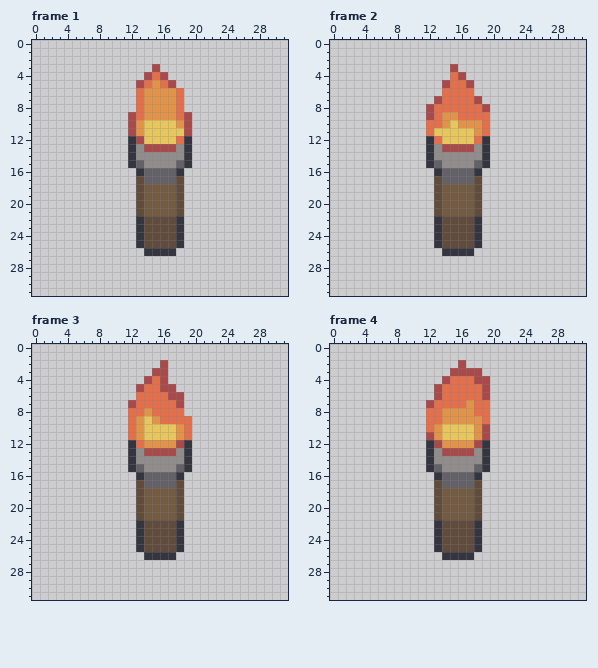
Pixel-art file, stored at Keep The Fire Alive- VimJam3/Assets/Sprites/torch.aseprite. Above, as it was before the edit.
32x32 pixels, 4 frames. Shown: frame 1, frame 2, frame 3, frame 4. The old version is drawn lined up with the new one.
And afterwards:
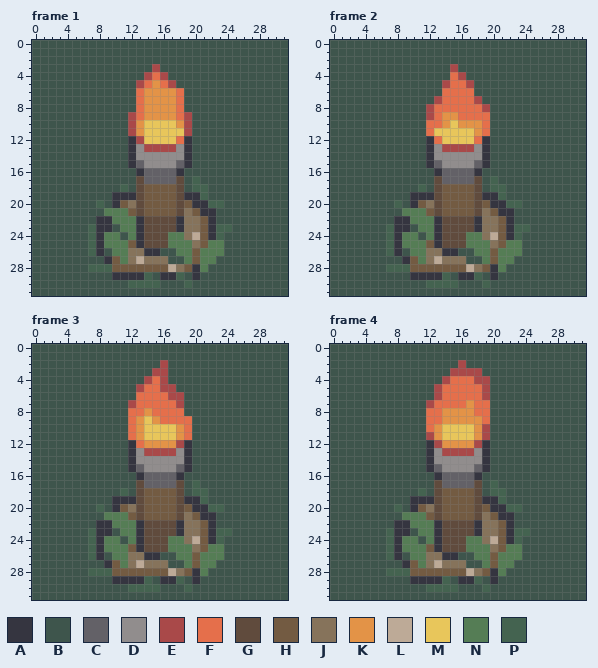
Palette (. is transparent): A #353540  B #3e554c  C #636167  D #918d8d  E #a94949  F #e56f4b  G #604b3d  H #735b42  J #86735b  K #e39347  L #bdaa97  M #e8c65b  N #557d55  P #446350
The exact change:
whole drawing moved by +0,-3 (the old picture is shown already moved)
Frame 1:
y 0..2: x 0..31 ................................ -> BBBBBBBBBBBBBBBBBBBBBBBBBBBBBBBB
y 3: x 0..14 ............... -> BBBBBBBBBBBBBBB; x 16..31 ................ -> BBBBBBBBBBBBBBBB
y 4: x 0..13 .............. -> BBBBBBBBBBBBBB; x 17..31 ............... -> BBBBBBBBBBBBBBB
y 5: x 0..12 ............. -> BBBBBBBBBBBBB; x 18..31 .............. -> BBBBBBBBBBBBBB
y 6..8: x 0..12 ............. -> BBBBBBBBBBBBB; x 19..31 ............. -> BBBBBBBBBBBBB
y 9..15: x 0..11 ............ -> BBBBBBBBBBBB; x 20..31 ............ -> BBBBBBBBBBBB
y 16: x 0..12 ............. -> BBBBBBBBBBBBB; x 19..31 ............. -> BBBBBBBBBBBBB
y 17: x 0..12 ............. -> BBBBBBBBBBBBB; x 19..31 ............. -> BPBBBBBBBBBBB
y 18: x 0..12 ............. -> BBBBBBBBBBBPB; x 19..31 ............. -> BPPBBBBBBBBBB
y 19: x 0..12 ............. -> BBBBBBBBBBAAA; x 19..31 ............. -> AAPBBBBBBBBBB
y 20: x 0..12 ............. -> BBBBBBBBPBAHJ; x 19..31 ............. -> HAAPPBBBBBBBB
y 21: x 0..12 ............. -> BBBBBBBBBNNNH; x 19..31 ............. -> JHAABBBBBBBBB
y 22: x 0..12 ............. -> BBBBBBBBAANNN; x 19..31 ............. -> JJHABBBBBBBBB
y 23: x 0..12 ............. -> BBBBBBBPAABNN; x 19..31 ............. -> JJHAPPBBBBBBB
y 24: x 0..12 ............. -> BBBBBBBPANNBN; x 17..31 GA............. -> NNJLHAPBBBBBBBB
y 25: x 0..12 ............. -> BBBBBBBPANNNH; x 17..31 GA............. -> NNNJHNNBBBBBBBB
y 26: x 0..13 .............. -> BBBBBBBPABNNJJ; x 16..31 AA.............. -> BBNNHNNNBBBBBBBB
y 27: x 0..31 ................................ -> BBBBBBBBBAHNJLJJJBBNHNNBBBBBBBBB
y 28: x 0..31 ................................ -> BBBBBBBPPPHHHHHHHLJHANBBBBBBBBBB
y 29: x 0..31 ................................ -> BBBBBBBBBBAAAAPBAAPBABBBBBBBBBBB
y 30: x 0..31 ................................ -> BBBBBBBBBBBBPPPPBBBPBBBBBBBBBBBB
y 31: x 0..31 ................................ -> BBBBBBBBBBBBBBBBBBBBBBBBBBBBBBBB
Frame 2:
y 0..2: x 0..31 ................................ -> BBBBBBBBBBBBBBBBBBBBBBBBBBBBBBBB
y 3: x 0..14 ............... -> BBBBBBBBBBBBBBB; x 16..31 ................ -> BBBBBBBBBBBBBBBB
y 4: x 0..14 ............... -> BBBBBBBBBBBBBBB; x 17..31 ............... -> BBBBBBBBBBBBBBB
y 5..6: x 0..13 .............. -> BBBBBBBBBBBBBB; x 18..31 .............. -> BBBBBBBBBBBBBB
y 7: x 0..12 ............. -> BBBBBBBBBBBBB; x 19..31 ............. -> BBBBBBBBBBBBB
y 8..15: x 0..11 ............ -> BBBBBBBBBBBB; x 20..31 ............ -> BBBBBBBBBBBB
y 16: x 0..12 ............. -> BBBBBBBBBBBBB; x 19..31 ............. -> BBBBBBBBBBBBB
y 17: x 0..12 ............. -> BBBBBBBBBBBBB; x 19..31 ............. -> BPBBBBBBBBBBB
y 18: x 0..12 ............. -> BBBBBBBBBBBPB; x 19..31 ............. -> BPPBBBBBBBBBB
y 19: x 0..12 ............. -> BBBBBBBBBBAAA; x 19..31 ............. -> AAPBBBBBBBBBB
y 20: x 0..12 ............. -> BBBBBBBBPBAHJ; x 19..31 ............. -> HAAPPBBBBBBBB
y 21: x 0..12 ............. -> BBBBBBBBBNNNH; x 19..31 ............. -> JHAABBBBBBBBB
y 22: x 0..12 ............. -> BBBBBBBBAANNN; x 19..31 ............. -> JJHABBBBBBBBB
y 23: x 0..12 ............. -> BBBBBBBPAABNN; x 19..31 ............. -> JJHAPPBBBBBBB
y 24: x 0..12 ............. -> BBBBBBBPANNBN; x 17..31 GA............. -> NNJLHAPBBBBBBBB
y 25: x 0..12 ............. -> BBBBBBBPANNNH; x 17..31 GA............. -> NNNJHNNBBBBBBBB
y 26: x 0..13 .............. -> BBBBBBBPABNNJJ; x 16..31 AA.............. -> BBNNHNNNBBBBBBBB
y 27: x 0..31 ................................ -> BBBBBBBBBAHNJLJJJBBNHNNBBBBBBBBB
y 28: x 0..31 ................................ -> BBBBBBBPPPHHHHHHHLJHANBBBBBBBBBB
y 29: x 0..31 ................................ -> BBBBBBBBBBAAAAPBAAPBABBBBBBBBBBB
y 30: x 0..31 ................................ -> BBBBBBBBBBBBPPPPBBBPBBBBBBBBBBBB
y 31: x 0..31 ................................ -> BBBBBBBBBBBBBBBBBBBBBBBBBBBBBBBB
Frame 3:
y 0..1: x 0..31 ................................ -> BBBBBBBBBBBBBBBBBBBBBBBBBBBBBBBB
y 2: x 0..15 ................ -> BBBBBBBBBBBBBBBB; x 17..31 ............... -> BBBBBBBBBBBBBBB
y 3: x 0..14 ............... -> BBBBBBBBBBBBBBB; x 17..31 ............... -> BBBBBBBBBBBBBBB
y 4: x 0..13 .............. -> BBBBBBBBBBBBBB; x 17..31 ............... -> BBBBBBBBBBBBBBB
y 5: x 0..12 ............. -> BBBBBBBBBBBBB; x 18..31 .............. -> BBBBBBBBBBBBBB
y 6: x 0..12 ............. -> BBBBBBBBBBBBB; x 19..31 ............. -> BBBBBBBBBBBBB
y 7..8: x 0..11 ............ -> BBBBBBBBBBBB; x 19..31 ............. -> BBBBBBBBBBBBB
y 9..15: x 0..11 ............ -> BBBBBBBBBBBB; x 20..31 ............ -> BBBBBBBBBBBB
y 16: x 0..12 ............. -> BBBBBBBBBBBBB; x 19..31 ............. -> BBBBBBBBBBBBB
y 17: x 0..12 ............. -> BBBBBBBBBBBBB; x 19..31 ............. -> BPBBBBBBBBBBB
y 18: x 0..12 ............. -> BBBBBBBBBBBPB; x 19..31 ............. -> BPPBBBBBBBBBB
y 19: x 0..12 ............. -> BBBBBBBBBBAAA; x 19..31 ............. -> AAPBBBBBBBBBB
y 20: x 0..12 ............. -> BBBBBBBBPBAHJ; x 19..31 ............. -> HAAPPBBBBBBBB
y 21: x 0..12 ............. -> BBBBBBBBBNNNH; x 19..31 ............. -> JHAABBBBBBBBB
y 22: x 0..12 ............. -> BBBBBBBBAANNN; x 19..31 ............. -> JJHABBBBBBBBB
y 23: x 0..12 ............. -> BBBBBBBPAABNN; x 19..31 ............. -> JJHAPPBBBBBBB
y 24: x 0..12 ............. -> BBBBBBBPANNBN; x 17..31 GA............. -> NNJLHAPBBBBBBBB
y 25: x 0..12 ............. -> BBBBBBBPANNNH; x 17..31 GA............. -> NNNJHNNBBBBBBBB
y 26: x 0..13 .............. -> BBBBBBBPABNNJJ; x 16..31 AA.............. -> BBNNHNNNBBBBBBBB
y 27: x 0..31 ................................ -> BBBBBBBBBAHNJLJJJBBNHNNBBBBBBBBB
y 28: x 0..31 ................................ -> BBBBBBBPPPHHHHHHHLJHANBBBBBBBBBB
y 29: x 0..31 ................................ -> BBBBBBBBBBAAAAPBAAPBABBBBBBBBBBB
y 30: x 0..31 ................................ -> BBBBBBBBBBBBPPPPBBBPBBBBBBBBBBBB
y 31: x 0..31 ................................ -> BBBBBBBBBBBBBBBBBBBBBBBBBBBBBBBB
Frame 4:
y 0..1: x 0..31 ................................ -> BBBBBBBBBBBBBBBBBBBBBBBBBBBBBBBB
y 2: x 0..15 ................ -> BBBBBBBBBBBBBBBB; x 17..31 ............... -> BBBBBBBBBBBBBBB
y 3: x 0..14 ............... -> BBBBBBBBBBBBBBB; x 19..31 ............. -> BBBBBBBBBBBBB
y 4: x 0..13 .............. -> BBBBBBBBBBBBBB; x 20..31 ............ -> BBBBBBBBBBBB
y 5..6: x 0..12 ............. -> BBBBBBBBBBBBB; x 20..31 ............ -> BBBBBBBBBBBB
y 7..15: x 0..11 ............ -> BBBBBBBBBBBB; x 20..31 ............ -> BBBBBBBBBBBB
y 16: x 0..12 ............. -> BBBBBBBBBBBBB; x 19..31 ............. -> BBBBBBBBBBBBB
y 17: x 0..12 ............. -> BBBBBBBBBBBBB; x 19..31 ............. -> BPBBBBBBBBBBB
y 18: x 0..12 ............. -> BBBBBBBBBBBPB; x 19..31 ............. -> BPPBBBBBBBBBB
y 19: x 0..12 ............. -> BBBBBBBBBBAAA; x 19..31 ............. -> AAPBBBBBBBBBB
y 20: x 0..12 ............. -> BBBBBBBBPBAHJ; x 19..31 ............. -> HAAPPBBBBBBBB
y 21: x 0..12 ............. -> BBBBBBBBBNNNH; x 19..31 ............. -> JHAABBBBBBBBB
y 22: x 0..12 ............. -> BBBBBBBBAANNN; x 19..31 ............. -> JJHABBBBBBBBB
y 23: x 0..12 ............. -> BBBBBBBPAABNN; x 19..31 ............. -> JJHAPPBBBBBBB
y 24: x 0..12 ............. -> BBBBBBBPANNBN; x 17..31 GA............. -> NNJLHAPBBBBBBBB
y 25: x 0..12 ............. -> BBBBBBBPANNNH; x 17..31 GA............. -> NNNJHNNBBBBBBBB
y 26: x 0..13 .............. -> BBBBBBBPABNNJJ; x 16..31 AA.............. -> BBNNHNNNBBBBBBBB
y 27: x 0..31 ................................ -> BBBBBBBBBAHNJLJJJBBNHNNBBBBBBBBB
y 28: x 0..31 ................................ -> BBBBBBBPPPHHHHHHHLJHANBBBBBBBBBB
y 29: x 0..31 ................................ -> BBBBBBBBBBAAAAPBAAPBABBBBBBBBBBB
y 30: x 0..31 ................................ -> BBBBBBBBBBBBPPPPBBBPBBBBBBBBBBBB
y 31: x 0..31 ................................ -> BBBBBBBBBBBBBBBBBBBBBBBBBBBBBBBB
Changed places in both pictures, as pixel boxes (x1, y1, x2, y2):
changed: (32, 40, 288, 296)
changed: (330, 40, 586, 296)
changed: (32, 344, 288, 600)
changed: (330, 344, 586, 600)
